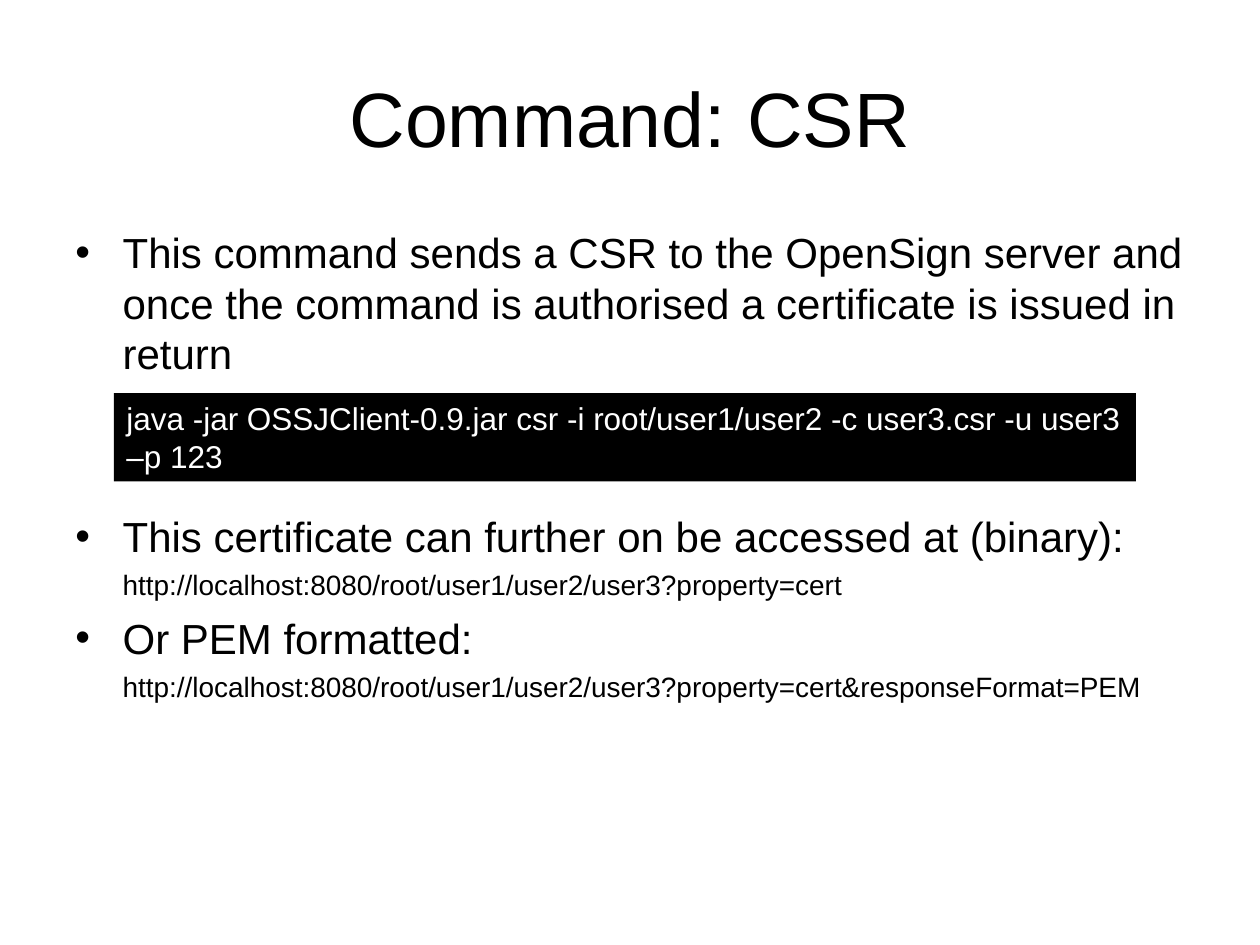
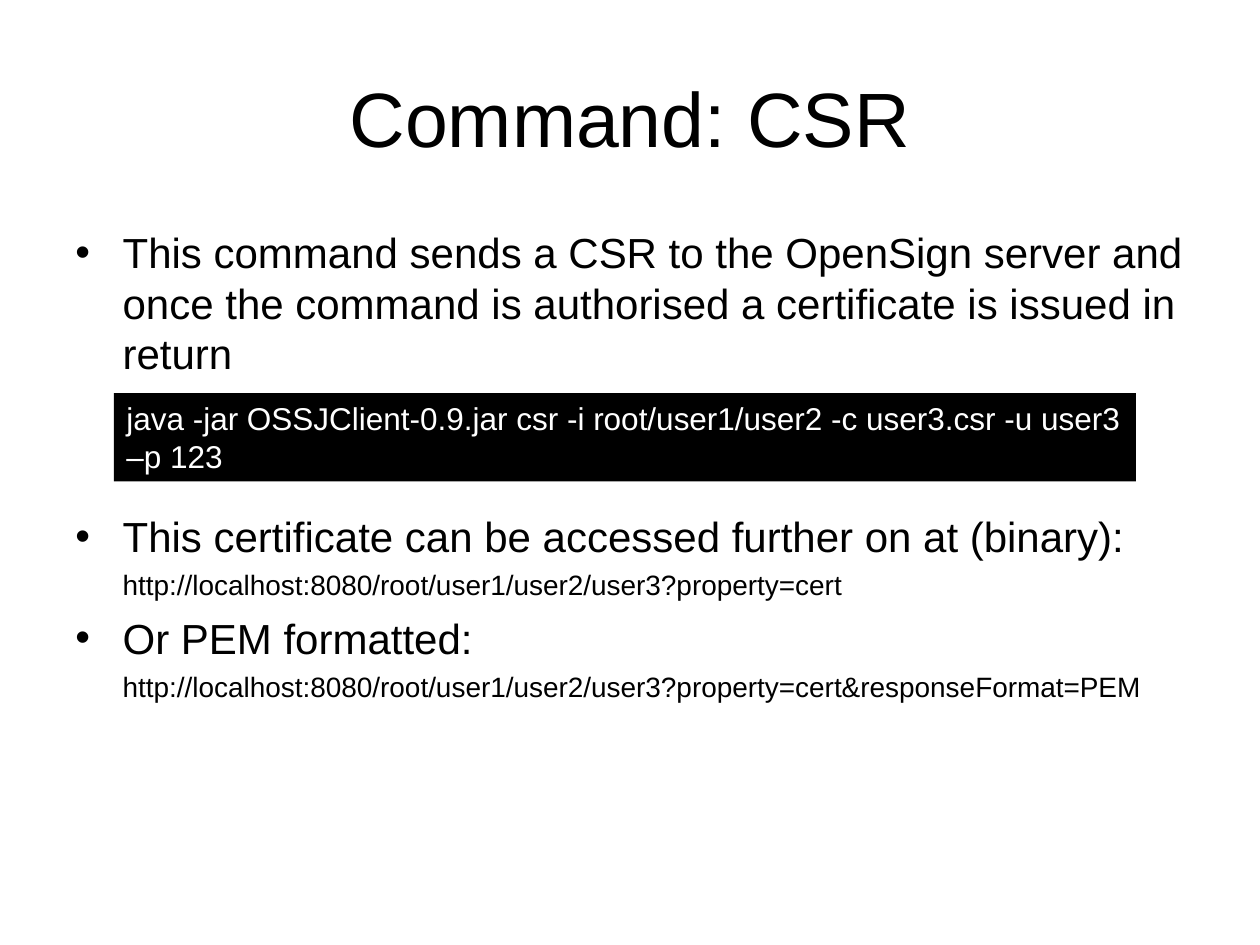
Before and after one commit to taotao100/opensign-project, a slide deck: slide 9 of doc/demo_oss_0_4_ossjclient_0_9.ppt. Drawn at 1260x945 pixels with LibreOffice and Linux fonts; fonts in the diff are those of the drawing. Boxes give left, top, right and bottom in pixels: in the first picture for what was removed or moved away, otherwise in the second. Text is boxed around its words. In the diff, an @@ line names an element or a change of style, - is before the commit and + after.

```diff
--- a/doc/demo_oss_0_4_ossjclient_0_9.ppt
+++ b/doc/demo_oss_0_4_ossjclient_0_9.ppt
@@ text at (123,521,1124,560): text changed @@
-• This certificate can further on be accessed at (binary):
+• This certificate can be accessed further on at (binary):
```
Also in this commit, not shown: 5 other files.
